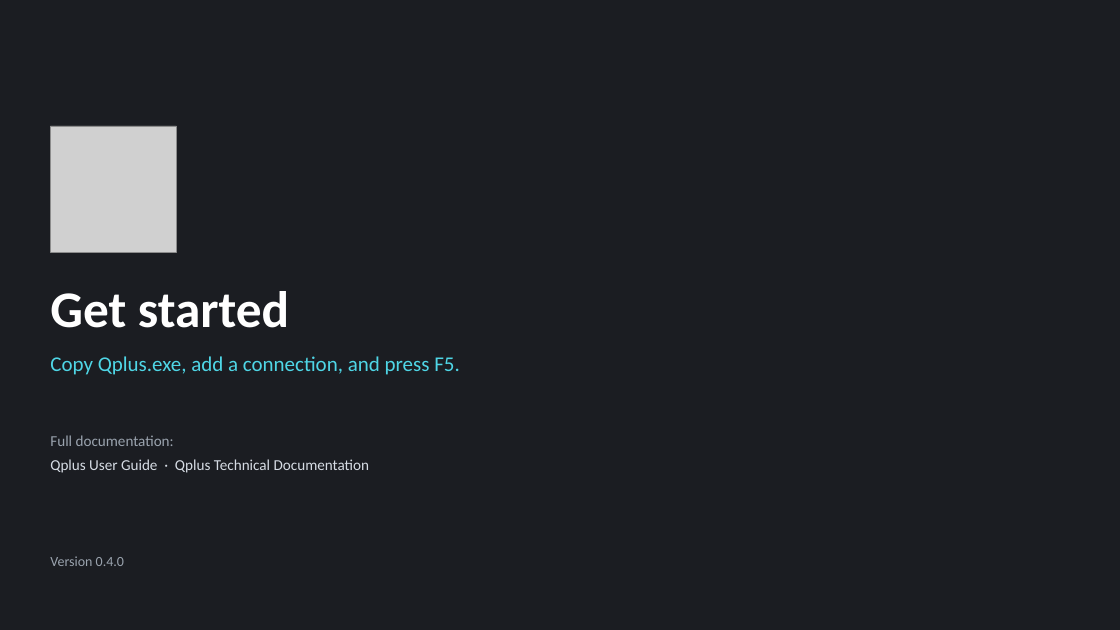
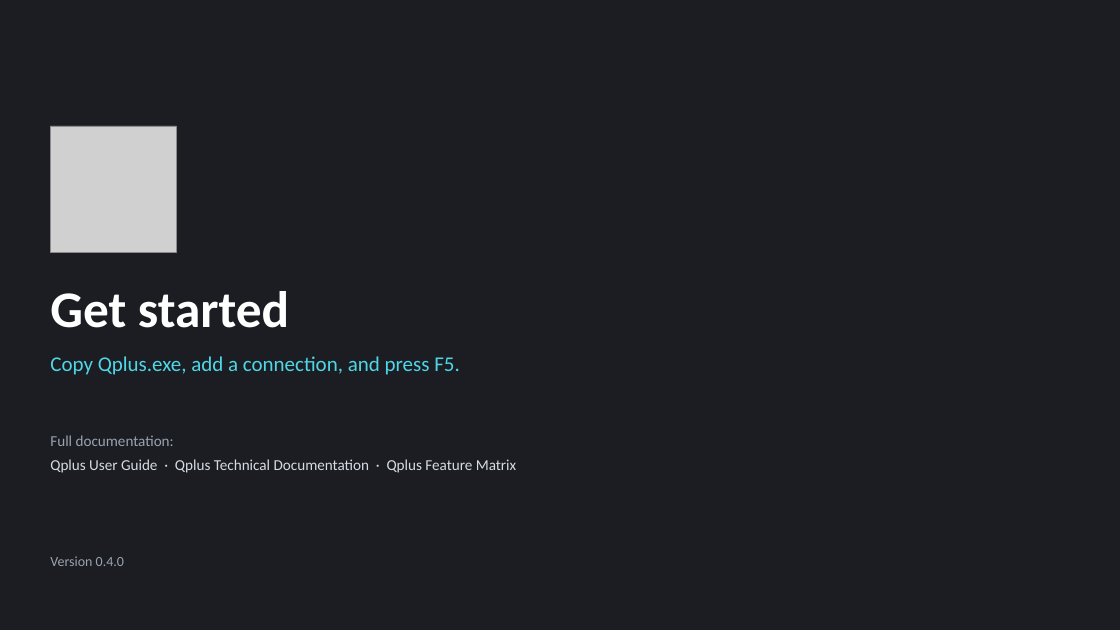
Before and after one commit to muleskin/Qplus, a slide deck: slide 18 of docs/Qplus Feature Overview.pptx (slide 16 before the commit). Drawn at 1120x630 pixels with LibreOffice and Linux fonts; fonts in the diff are those of the drawing; grey boxes stand for pictures. Boxes give left, top, right and bottom in pixels: in the first picture for what was removed or moved away, otherwise in the second. Text is boxed around its words. In the diff, an @@ line names an element or a change of style, - is before the commit and + after.

```diff
--- a/docs/Qplus Feature Overview.pptx
+++ b/docs/Qplus Feature Overview.pptx
@@ text at (x1=50, y1=459, x2=516, y2=473): text changed @@
-Qplus User Guide · Qplus Technical Documentation
+Qplus User Guide · Qplus Technical Documentation · Qplus Feature Matrix
```
Also in this commit, not shown: 2 slides added.
